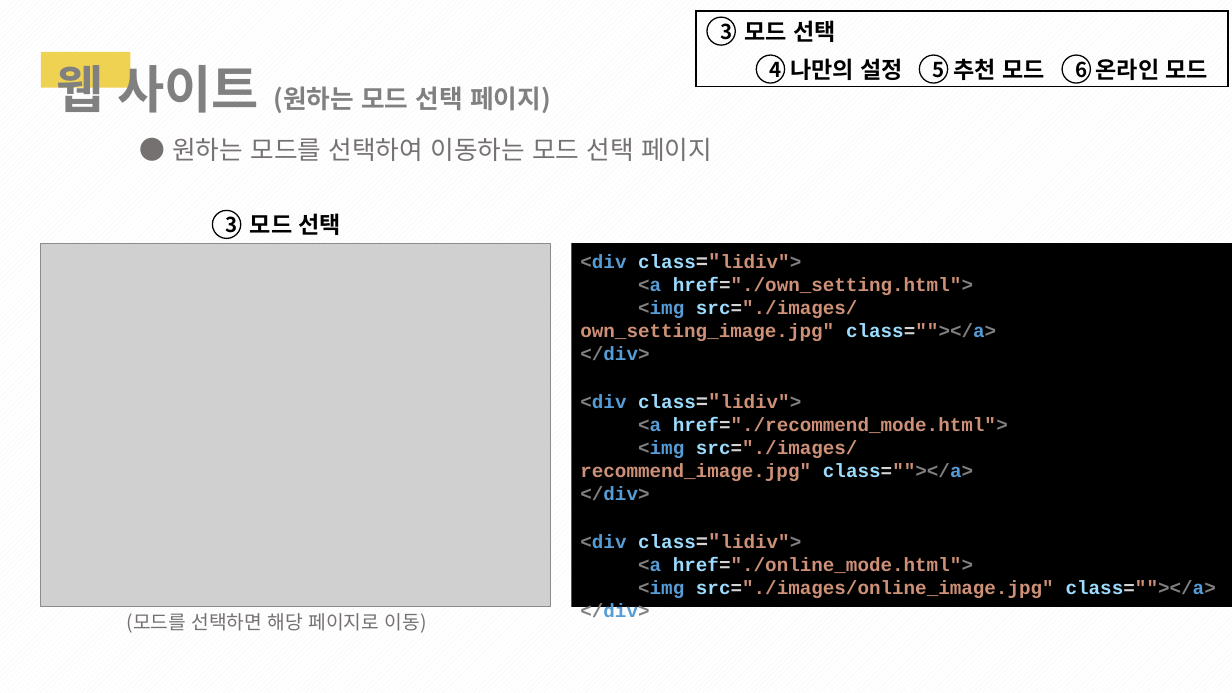
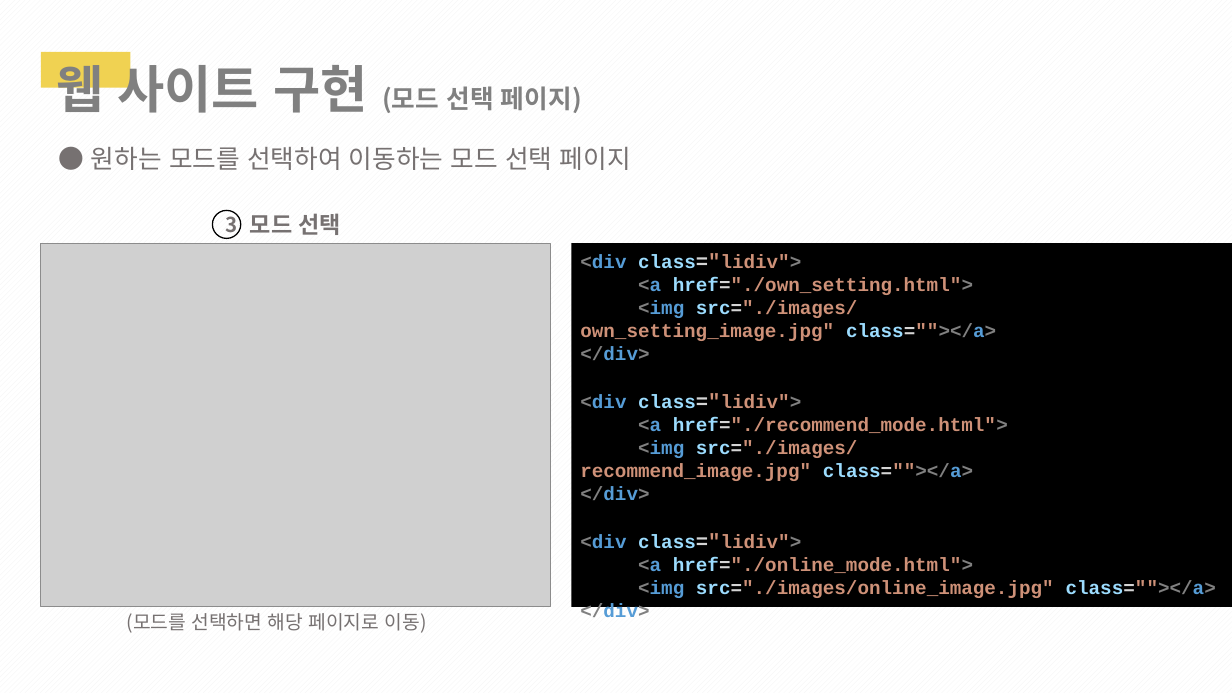
Before and after one commit to 1team-CapstonDesign1/weekly_Report, a slide deck: slide 24 of Week_11/1조_11주차_cd_발표PPT.pptx. Drawn at 1232x693 pixels with LibreOffice and Linux fonts; fonts in the diff are those of the drawing; grey boxes stand for pictures. Boxes give left, top, right and bottom in pixels: in the first picture for what was removed or moved away, otherwise in the second. Text is boxed around its words. In the diff, an @@ line names an element or a change of style, - is before the commit and + after.

```diff
--- a/Week_11/1조_11주차_cd_발표PPT.pptx
+++ b/Week_11/1조_11주차_cd_발표PPT.pptx
@@ rectangle removed at (x1=696, y1=11, x2=1228, y2=86) @@
@@ ellipse removed at (x1=707, y1=17, x2=736, y2=44) @@
-3
@@ text removed at (x1=744, y1=20, x2=836, y2=42) @@
-모드 선택
@@ text at (x1=56, y1=56, x2=582, y2=121): text changed @@
-웹 사이트 (원하는 모드 선택 페이지)
+웹 사이트 구현 (모드 선택 페이지)
@@ ellipse removed at (x1=757, y1=55, x2=786, y2=83) @@
-4
@@ text removed at (x1=790, y1=58, x2=903, y2=80) @@
-나만의 설정
@@ ellipse removed at (x1=920, y1=55, x2=948, y2=83) @@
-5
@@ text removed at (x1=954, y1=58, x2=1046, y2=80) @@
-추천 모드
@@ ellipse removed at (x1=1062, y1=55, x2=1091, y2=83) @@
-6
@@ text removed at (x1=1096, y1=58, x2=1209, y2=80) @@
-온라인 모드
@@ text "● 원하는 모드를 선택하여 이동하는 ..." moved from (x1=172, y1=138, x2=712, y2=161) to (x1=91, y1=147, x2=631, y2=170) @@
@@ text "모드 선택" at (x1=250, y1=213, x2=342, y2=235): text colour #000000 to #767171 @@
@@ ellipse "3" at (x1=213, y1=211, x2=241, y2=238): text colour #000000 to #767171 @@
```
Also in this commit, not shown: 21 other slides changed, 3 slides added, 1 slide removed.
